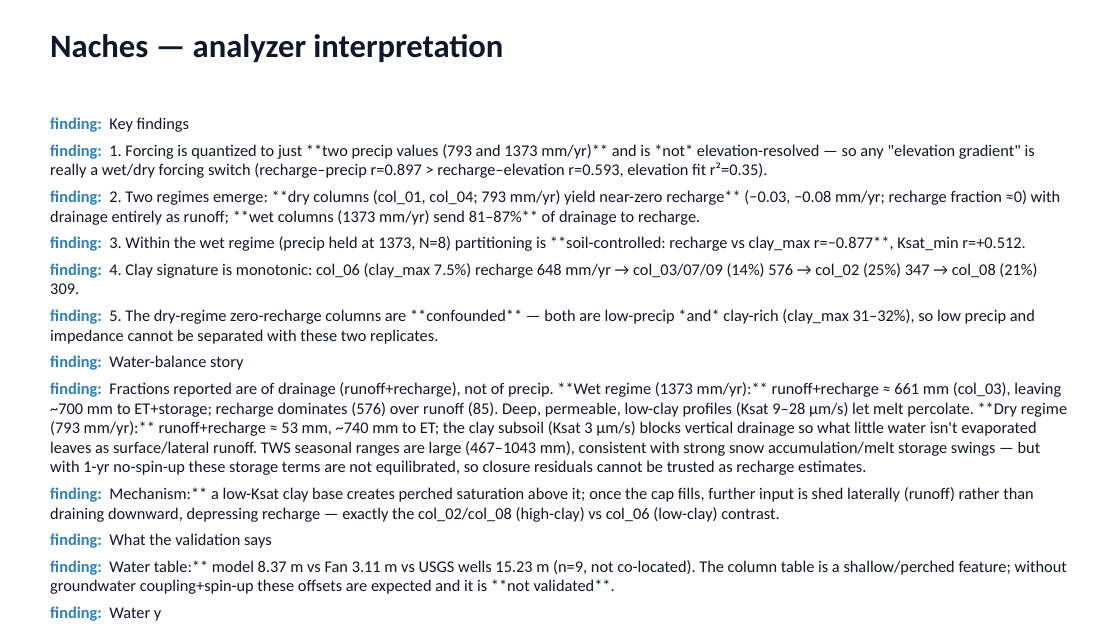
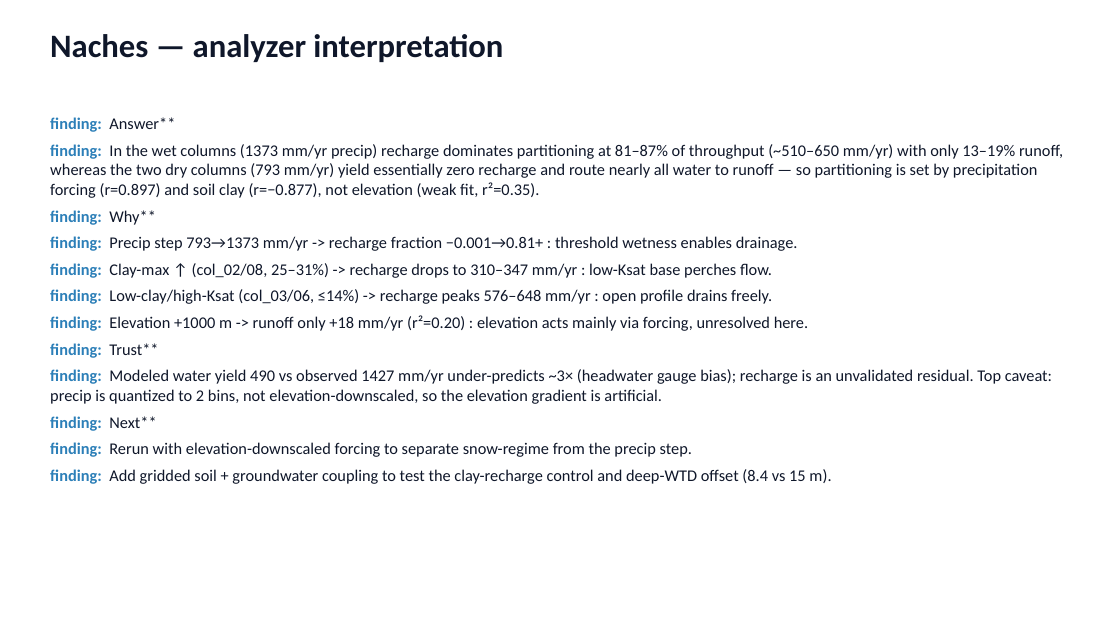
Before and after one commit to hoangtv1899/multi-agent-framework, a slide deck: slide 5 of docs/slides/story_20260704.pptx. Drawn at 1120x630 pixels with LibreOffice and Linux fonts; fonts in the diff are those of the drawing. Boxes give left, top, right and bottom in pixels: in the first picture for what was removed or moved away, otherwise in the second. Text is boxed around its words. In the diff, an @@ line names an element or a change of style, - is before the commit and + after.

```diff
--- a/docs/slides/story_20260704.pptx
+++ b/docs/slides/story_20260704.pptx
@@ text at [50, 117, 1063, 484]: text changed @@
-finding: Key findings
-finding: 1. Forcing is quantized to just **two precip values (793 and 1373 mm/yr)** and is *not* elevation-resolved — so any "elevation gradient" is really a wet/dry forcing switch (recharge–precip r=0.897 > recharge–elevation r=0.593, elevation fit r²=0.35).
-finding: 2. Two regimes emerge: **dry columns (col_01, col_04; 793 mm/yr) yield near-zero recharge** (−0.03, −0.08 mm/yr; recharge fraction ≈0) with drainage entirely as runoff; **wet columns (1373 mm/yr) send 81–87%** of drainage to recharge.
-finding: 3. Within the wet regime (precip held at 1373, N=8) partitioning is **soil-controlled: recharge vs clay_max r=−0.877**, Ksat_min r=+0.512.
-finding: 4. Clay signature is monotonic: col_06 (clay_max 7.5%) recharge 648 mm/yr → col_03/07/09 (14%) 576 → col_02 (25%) 347 → col_08 (21%) 309.
-finding: 5. The dry-regime zero-recharge columns are **confounded** — both are low-precip *and* clay-rich (clay_max 31–32%), so low precip and impedance cannot be separated with these two replicates.
-finding: Water-balance story
-finding: Fractions reported are of drainage (runoff+recharge), not of precip. **Wet regime (1373 mm/yr):** runoff+recharge ≈ 661 mm (col_03), leaving ~700 mm to ET+storage; recharge dominates (576) over runoff (85). Deep, permeable, low-clay profiles (Ksat 9–28 µm/s) let melt percolate. **Dry regime (793 mm/yr):** runoff+recharge ≈ 53 mm, ~740 mm to ET; the clay subsoil (Ksat 3 µm/s) blocks vertical drainage so what little water isn't evaporated leaves as surface/lateral runoff. TWS seasonal ranges are large (467–1043 mm), consistent with strong snow accumulation/melt storage swings — but with 1-yr no-spin-up these storage terms are not equilibrated, so closure residuals cannot be trusted as recharge estimates.
-finding: Mechanism:** a low-Ksat clay base creates perched saturation above it; once the cap fills, further input is shed laterally (runoff) rather than draining downward, depressing recharge — exactly the col_02/col_08 (high-clay) vs col_06 (low-clay) contrast.
-finding: What the validation says
-finding: Water table:** model 8.37 m vs Fan 3.11 m vs USGS wells 15.23 m (n=9, not co-located). The column table is a shallow/perched feature; without groundwater coupling+spin-up these offsets are expected and it is **not validated**.
-finding: Water y
+finding: Answer**
+finding: In the wet columns (1373 mm/yr precip) recharge dominates partitioning at 81–87% of throughput (~510–650 mm/yr) with only 13–19% runoff, whereas the two dry columns (793 mm/yr) yield essentially zero recharge and route nearly all water to runoff — so partitioning is set by precipitation forcing (r=0.897) and soil clay (r=−0.877), not elevation (weak fit, r²=0.35).
+finding: Why**
+finding: Precip step 793→1373 mm/yr -> recharge fraction −0.001→0.81+ : threshold wetness enables drainage.
+finding: Clay-max ↑ (col_02/08, 25–31%) -> recharge drops to 310–347 mm/yr : low-Ksat base perches flow.
+finding: Low-clay/high-Ksat (col_03/06, ≤14%) -> recharge peaks 576–648 mm/yr : open profile drains freely.
+finding: Elevation +1000 m -> runoff only +18 mm/yr (r²=0.20) : elevation acts mainly via forcing, unresolved here.
+finding: Trust**
+finding: Modeled water yield 490 vs observed 1427 mm/yr under-predicts ~3× (headwater gauge bias); recharge is an unvalidated residual. Top caveat: precip is quantized to 2 bins, not elevation-downscaled, so the elevation gradient is artificial.
+finding: Next**
+finding: Rerun with elevation-downscaled forcing to separate snow-regime from the precip step.
+finding: Add gridded soil + groundwater coupling to test the clay-recharge control and deep-WTD offset (8.4 vs 15 m).
```
Also in this commit, not shown: 3 other slides changed, 1 other file.
